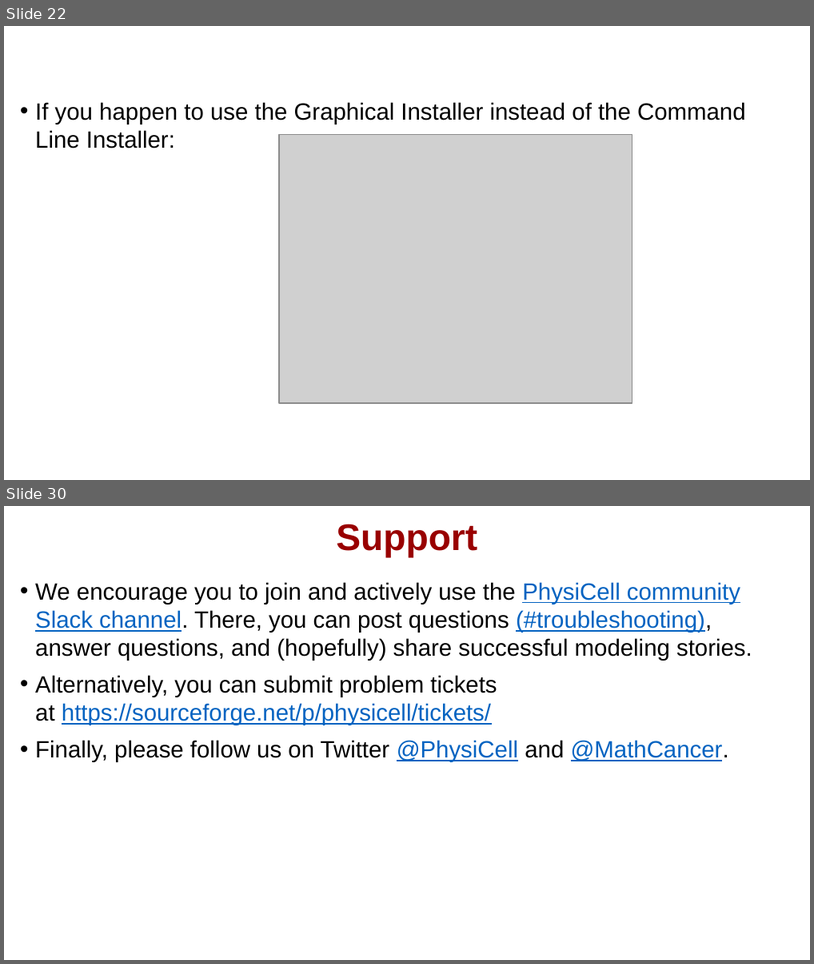
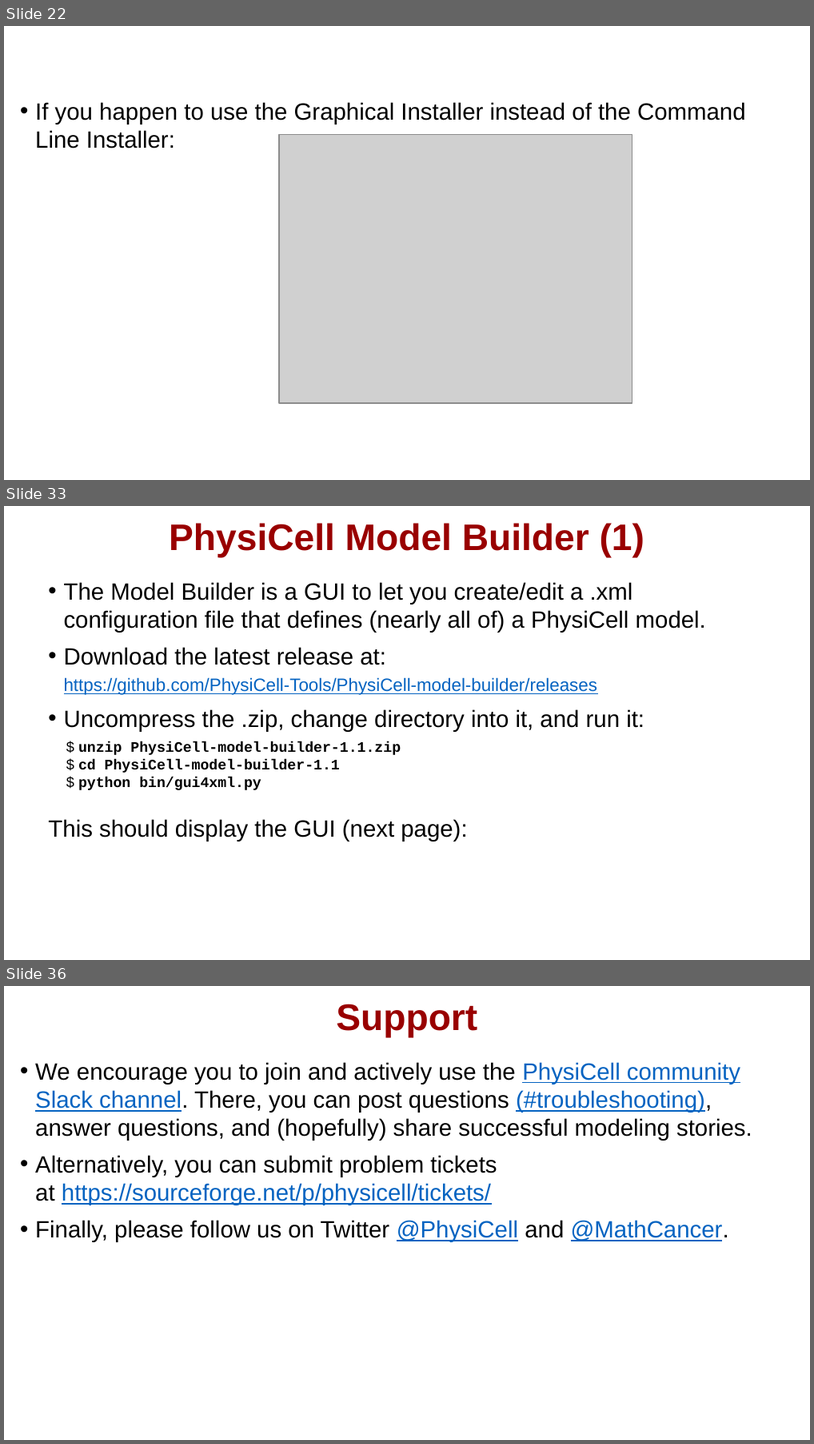
Before and after one commit to physicell-training/ws2021, a slide deck: pptx_source/PhysiCell_ws2021_macOS_setup.pptx. Shown one above the other, each under a label of ours: slides 22 and 30 before the commit, slides 22, 33 and 36 after it; the slides between them are not shown. The pictures are 814x964 and 814x1444 pixels, drawn with LibreOffice and Linux fonts; fonts in the diff are those of the drawing; grey boxes stand for pictures; background and template pictures are left out. Boxes give left, top, right and bottom in pixels: in the first picture for what was removed or moved away, otherwise in the second. Text is boxed around its words. In the diff, an @@ line names an element or a change of style, - is before the commit and + after.

```diff
--- a/pptx_source/PhysiCell_ws2021_macOS_setup.pptx
+++ b/pptx_source/PhysiCell_ws2021_macOS_setup.pptx
@@ slide 33 added at [4,506,810,960], background #FFFFFF @@
@@ title added at [169,523,645,558], 33 pt, text #990000, bold @@
+PhysiCell Model Builder (1)
@@ text added at [48,582,706,841], 21 pt, text #000000 @@
+• The Model Builder is a GUI to let you create/edit a .xml configuration file that defines (nearly all of) a PhysiCell model.
+• Download the latest release at:
+  https://github.com/PhysiCell-Tools/PhysiCell-model-builder/releases
+• Uncompress the .zip, change directory into it, and run it:
+This should display the GUI (next page):
@@ text added at [78,742,401,790], 13 pt, text #000000, bold @@
+$ unzip PhysiCell-model-builder-1.1.zip
+$ cd PhysiCell-model-builder-1.1
+$ python bin/gui4xml.py
@@ what was slide 30 is now slide 36 @@
```
Also in this commit, not shown: 22 slides changed, 5 other slides added.
